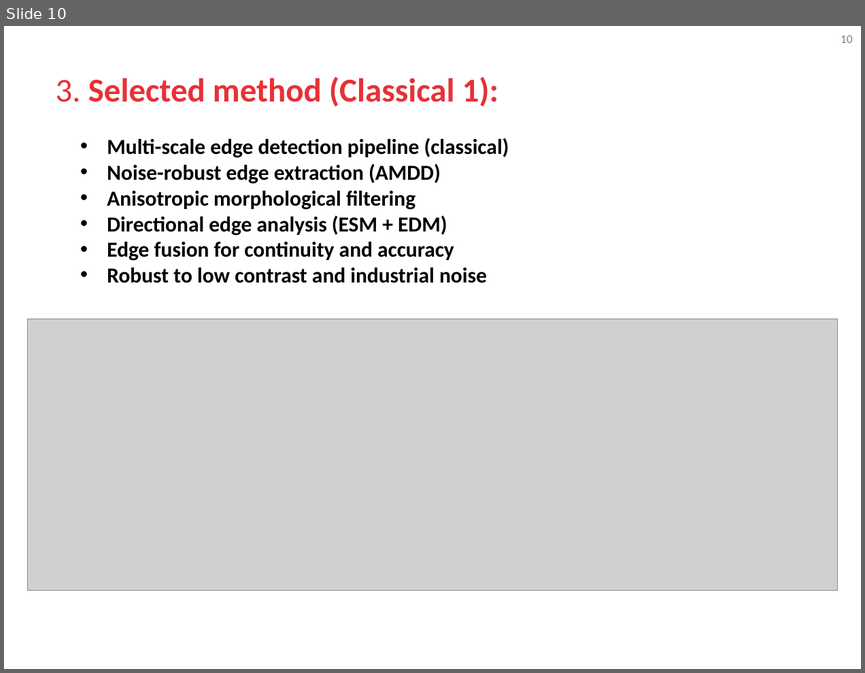
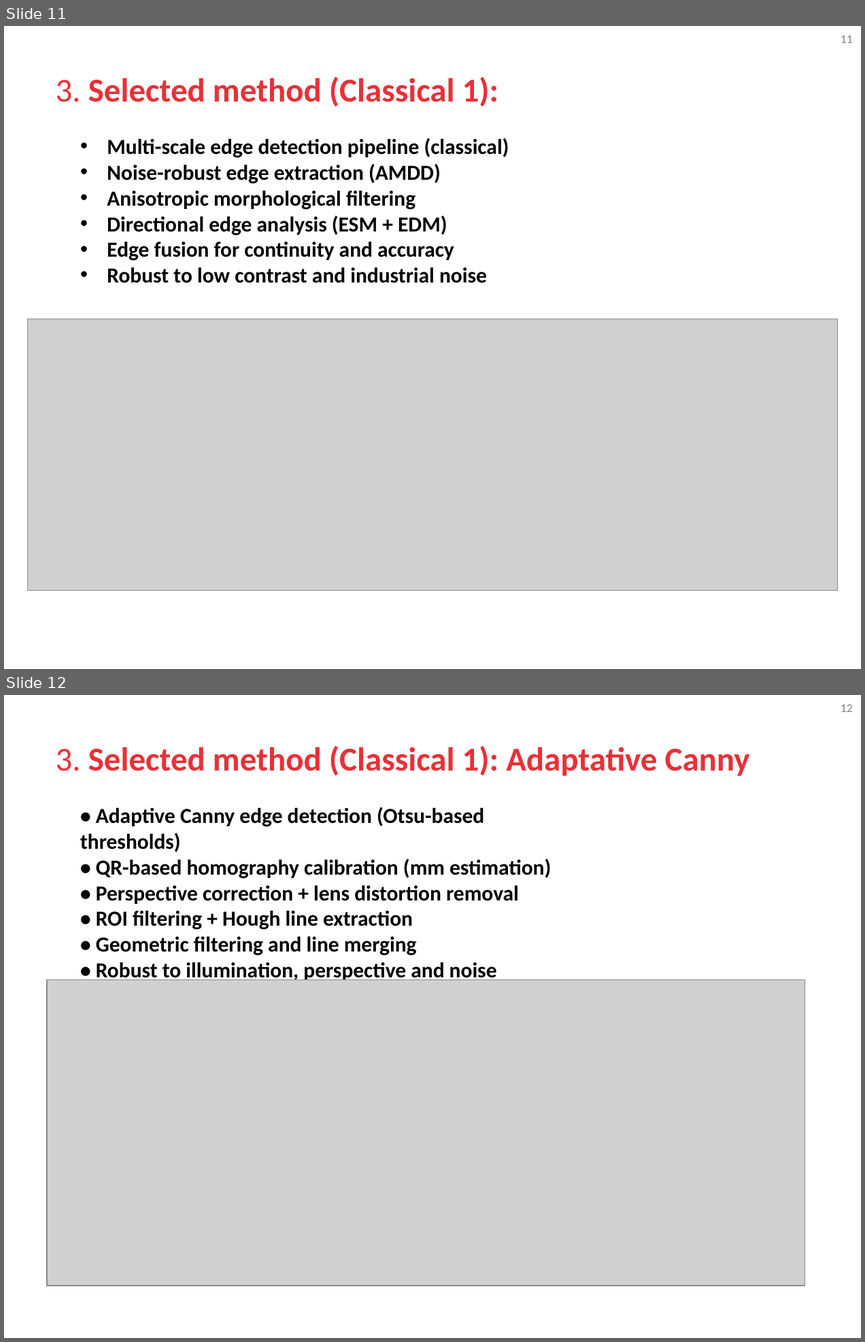
Before and after one commit to blooraayy/VA_RetoMichelin, a slide deck: docs/GIDIA_VA_Course_Project_Presentations.pptx. Shown one above the other, each under a label of ours: slide 10 before the commit, slides 11 and 12 after it. The pictures are 865x673 and 865x1342 pixels, drawn with LibreOffice and Linux fonts; fonts in the diff are those of the drawing; grey boxes stand for pictures; background and template pictures are left out. Boxes give left, top, right and bottom in pixels: in the first picture for what was removed or moved away, otherwise in the second. Text is boxed around its words. In the diff, an @@ line names an element or a change of style, - is before the commit and + after.

```diff
--- a/docs/GIDIA_VA_Course_Project_Presentations.pptx
+++ b/docs/GIDIA_VA_Course_Project_Presentations.pptx
@@ slide 12 added at (4,695,861,1338), background #FFFFFF; not listed: 1 template element that a slide beside it also shows @@
@@ title added at (56,746,750,776), 28 pt, text #E73137, bold @@
+3. Selected method (Classical 1): Adaptative Canny
@@ text added at (80,807,551,982), 18 pt, text #000000, bold @@
+• Adaptive Canny edge detection (Otsu-based thresholds)
+• QR-based homography calibration (mm estimation)
+• Perspective correction + lens distortion removal
+• ROI filtering + Hough line extraction
+• Geometric filtering and line merging
+• Robust to illumination, perspective and noise
@@ picture added at (47,979,804,1285) @@
@@ what was slide 10 is now slide 11 @@
@@ page number at (840,36,853,43): text changed @@
-10
+11
```
Also in this commit, not shown: 1 slide changed, 4 other slides added, 1 slide removed, 22 other files.
